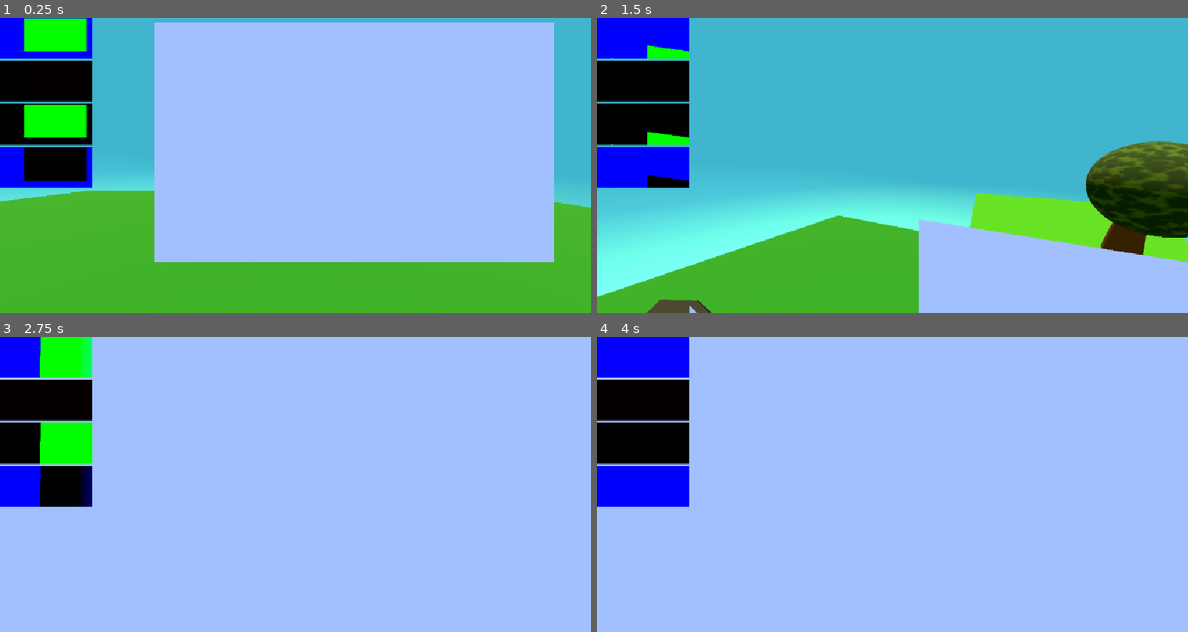
Above: before the commit, frames 1-4 (two rows, left to right).
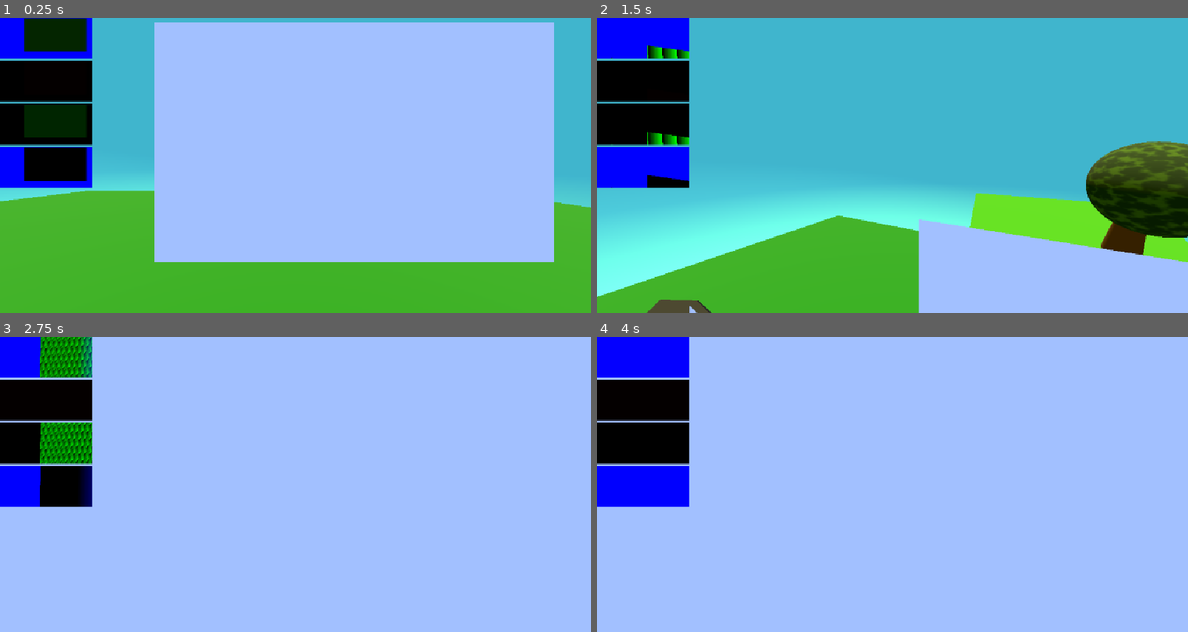
Above: after the commit, the same moments.

Repository: Joshiii03/Custom-Stencil-Buffer
Game: Godot game, scene res://scenes/test_main_3.tscn
The game is run twice, just before and just after one commit, with the same random seed, the same clock (stepped at 60 frames per second) and the same inputs. This scene is started directly instead of the project's main scene.
Inputs (mouse positions are in pixels of both pictures, inside the frame that each line leads up to):
- Up to frame 1 (0.25 s): no input
- Up to frame 2 (1.5 s): tap Enter (ui_accept) at 0.5, 1.25 s; move the mouse to (1022, 150) at 0.52 s; hold D (move_right) 0.53-1.28 s; hold Shift (shift) 0.53-1.28 s; tap Space (jump) at 0.77 s; move the mouse to (862, 165) at 1.27 s; hold W (move_forward) from 1.28 s (still down); tap Shift (shift) at 1.35 s
- Up to frame 3 (2.75 s): keep holding W (move_forward); tap Space (jump) at 1.52 s; move the mouse to (307, 478) at 2.02 s; hold Shift (shift) from 2.03 s (still down)
- Up to frame 4 (4 s): keep holding W (move_forward); move the mouse to (886, 490) at 2.77 s; release Shift (shift) at 2.78 s; tap Shift (shift) at 2.85 s; tap Space (jump) at 3.02, 3.77 s; tap Enter (ui_accept) at 3.5 s; move the mouse to (933, 487) at 3.52 s; hold Shift (shift) from 3.53 s (still down)

The runs differ from the first frame. In frame 1, 2.5% of the frame differs, in the area x 4-15%, y 0-41%; in frame 2, 0.5%; in frame 3, 2.5%, in the area x 6-16%, y 0-44%; in frame 4, nothing differs.

Commit message:
Better Depth
works semy good,
The precion is higher but also has artefacts

Diff:
--- a/scenes/test_main_3.tscn
+++ b/scenes/test_main_3.tscn
@@ -370,6 +370,7 @@
 material_override = SubResource("ShaderMaterial_823po")
 mesh = SubResource("SphereMesh_k56px")
 script = ExtResource("3_wkcix")
+current_stencil_layer = 0
 player = NodePath("../../Player")
 stencil_camera = NodePath("../../Player/CameraPivot/StencilCamera")
 stencil_layer_1 = 1
@@ -380,7 +381,7 @@
 material_override = SubResource("ShaderMaterial_yl0qk")
 mesh = SubResource("BoxMesh_ahg1b")
 script = ExtResource("3_wkcix")
-current_stencil_layer = 1
+current_stencil_layer = 0
 player = NodePath("../../Player")
 stencil_camera = NodePath("../../Player/CameraPivot/StencilCamera")
 stencil_layer_1 = 1
@@ -396,7 +397,7 @@
 material_override = SubResource("ShaderMaterial_h2xqh")
 mesh = SubResource("TorusMesh_xu0eh")
 script = ExtResource("3_wkcix")
-current_stencil_layer = 1
+current_stencil_layer = 0
 player = NodePath("../../Player")
 stencil_camera = NodePath("../../Player/CameraPivot/StencilCamera")
 stencil_layer_1 = 1
@@ -406,7 +407,7 @@
 material_override = SubResource("ShaderMaterial_edspq")
 mesh = SubResource("PlaneMesh_k56px")
 script = ExtResource("3_wkcix")
-current_stencil_layer = 1
+current_stencil_layer = 0
 player = NodePath("../../Player")
 stencil_camera = NodePath("../../Player/CameraPivot/StencilCamera")
 stencil_layer_1 = 1
--- a/shader/stencil_shader/stencil_reader.gdshader
+++ b/shader/stencil_shader/stencil_reader.gdshader
@@ -28,7 +28,8 @@
 	//depth test , when infornt
 	vec4 clip_pos = PROJECTION_MATRIX * vec4(VERTEX, 1.0);
 	float fragment_depth = clip_pos.z / clip_pos.w;
-	bool depth_test = fragment_depth  < stencil_map.b;
+	float stencil_depth = stencil_map.b - mod(stencil_map.b, 0.01) + (stencil_map.g / 100.);
+	bool depth_test = fragment_depth  < stencil_depth;
 
 	if (use_second_stencil_layer)
 	{
--- a/shader/stencil_shader/stencil_writer.gdshader
+++ b/shader/stencil_shader/stencil_writer.gdshader
@@ -11,6 +11,7 @@
 	float fragment_depth = clip_pos.z / clip_pos.w;
 	vec3 show_color = match_color1;
 	show_color.b = fragment_depth;
+	show_color.g = mod(fragment_depth, .01) * 100.;
 	ALBEDO = show_color;
 	ALPHA = 1.;
 }
